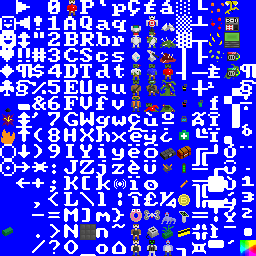
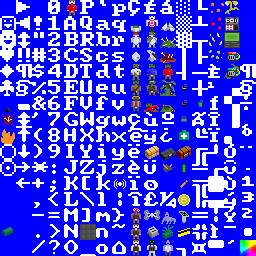
Layered file, before and after one edit (256x256). Changes by layer:
added layer "hyper donut" above "race companions" over [131, 208, 141, 224]
painted on "race companions", masked it over [130, 209, 142, 224]
added layer "artifact chest" above "Layer 0" over [145, 146, 159, 159]
painted on "Layer 0" over [144, 144, 158, 158]
